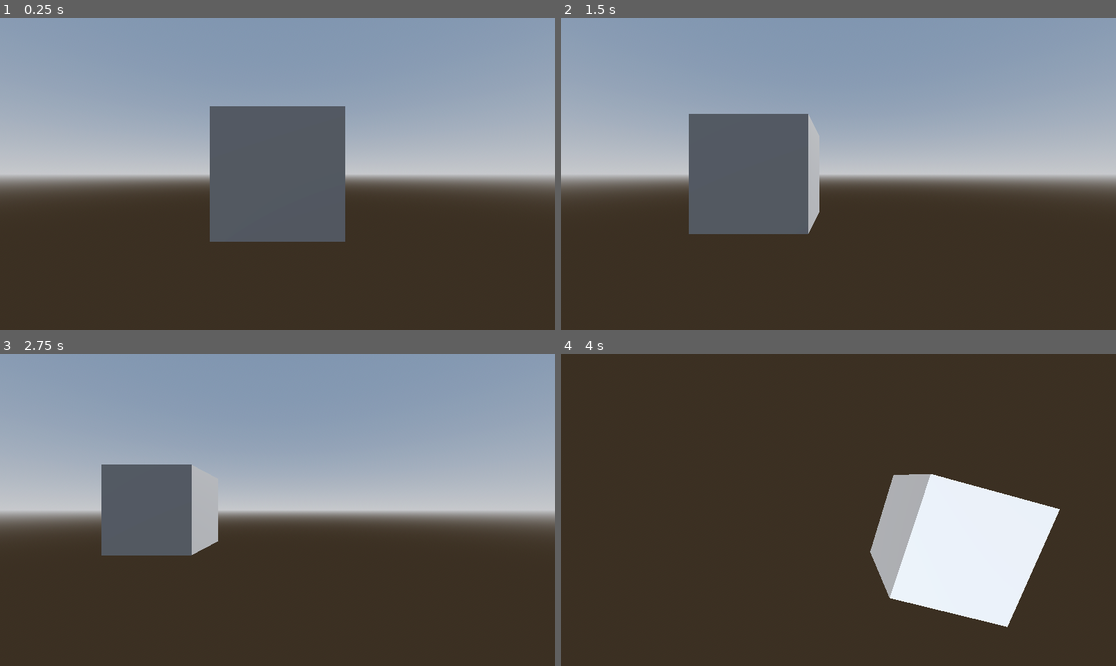
Above: before the commit, frames 1-4 (two rows, left to right).
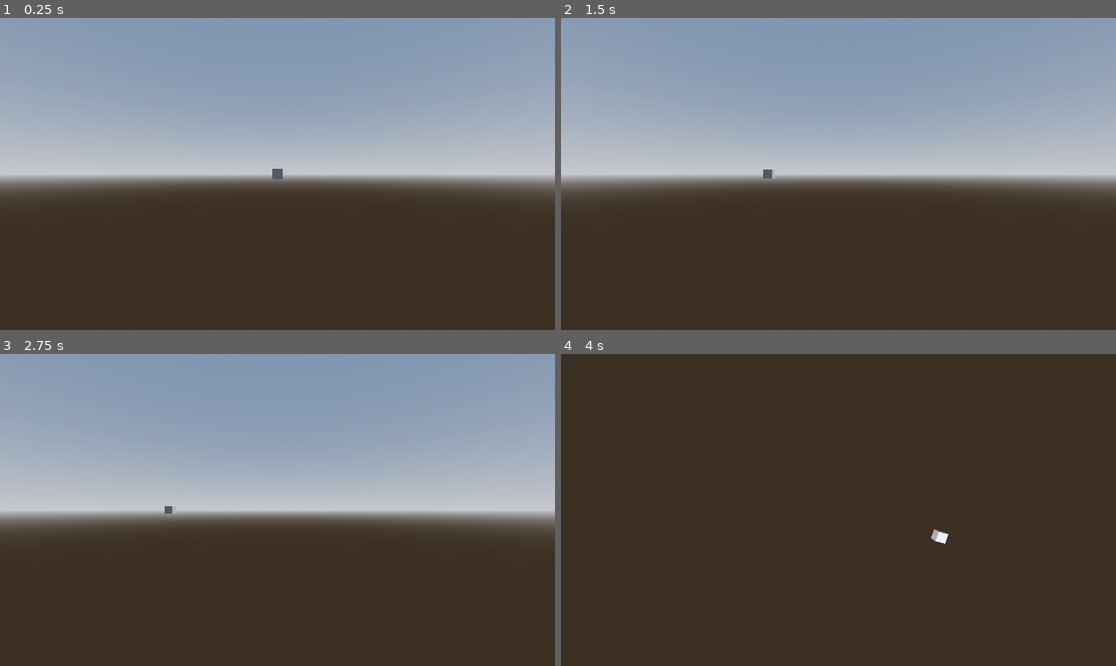
Above: after the commit, the same moments.

Repository: Nordtwig/tesseract
Game: Godot game, scene res://main.tscn
The game is run twice, just before and just after one commit, with the same random seed, the same clock (stepped at 60 frames per second) and the same inputs.
Inputs (mouse positions are in pixels of both pictures, inside the frame that each line leads up to):
- Up to frame 1 (0.25 s): no input
- Up to frame 2 (1.5 s): tap Enter at 0.5 s; move the mouse to (960, 158) at 0.52 s; press the mouse at (960, 158) at 0.53 s; hold D (move_right) 0.53-1.28 s; move the mouse to (727, 189) at 1.27 s; release the mouse at (727, 189) at 1.28 s; hold S (move_down) from 1.28 s (still down); click (727, 189) at 1.35 s
- Up to frame 3 (2.75 s): move the mouse to (333, 441) at 2.02 s; release S (move_down) at 2.03 s; hold D (move_right) from 2.03 s (still down); hold Middle mouse button (rotate_camera) from 2.03 s (still down); click (333, 441) at 2.3 s
- Up to frame 4 (4 s): move the mouse to (810, 572) at 2.77 s; release D (move_right) at 2.78 s; release Middle mouse button (rotate_camera) at 2.78 s; hold W (move_up) 2.78-3.53 s; tap Mouse wheel down (scroll_backward) at 2.85 s; click (810, 572) at 3.05 s; move the mouse to (1005, 556) at 3.52 s; hold A (move_left) from 3.53 s (still down); hold Mouse wheel up (scroll_forward) from 3.53 s (still down); click (1005, 556) at 3.8 s

The runs differ from the first frame. In frame 1, 10% of the frame differs, in the area x 37-63%, y 28-72%; in frame 2, 8.4%; in frame 3, 5.1%; in frame 4, 12%, in the area x 55-90%, y 38-88%.

Commit message:
fix voxel spawn mechanic

Diff:
--- a/main.tscn
+++ b/main.tscn
@@ -1,6 +1,8 @@
-[gd_scene load_steps=6 format=3 uid="uid://bxvsa8i2rmqn0"]
+[gd_scene load_steps=7 format=3 uid="uid://bxvsa8i2rmqn0"]
 
 [ext_resource type="PackedScene" uid="uid://7qsbaeufyvr2" path="res://camera_pole.tscn" id="1_1gd5m"]
+[ext_resource type="Script" path="res://main.gd" id="1_62ag1"]
+[ext_resource type="PackedScene" uid="uid://dfcbofio3nakv" path="res://voxel.tscn" id="1_s4fis"]
 
 [sub_resource type="ProceduralSkyMaterial" id="ProceduralSkyMaterial_jmut5"]
 sky_horizon_color = Color(0.64625, 0.65575, 0.67075, 1)
@@ -15,9 +17,9 @@
 tonemap_mode = 2
 glow_enabled = true
 
-[sub_resource type="BoxMesh" id="BoxMesh_ncko1"]
-
-[node name="Main" type="Node3D"]
+[node name="Main" type="Node3D" node_paths=PackedStringArray("camera")]
+script = ExtResource("1_62ag1")
+camera = NodePath("CameraPole/Camera")
 
 [node name="Utils" type="Node" parent="."]
 
@@ -30,5 +32,6 @@
 
 [node name="CameraPole" parent="." instance=ExtResource("1_1gd5m")]
 
-[node name="MeshInstance3D" type="MeshInstance3D" parent="."]
-mesh = SubResource("BoxMesh_ncko1")
+[node name="Voxel" parent="." instance=ExtResource("1_s4fis")]
+
+[editable path="CameraPole"]
--- a/project.godot
+++ b/project.godot
@@ -66,3 +66,7 @@
 "events": [Object(InputEventMouseButton,"resource_local_to_scene":false,"resource_name":"","device":-1,"window_id":0,"a …(258 unchanged characters)…
 ]
 }
+
+[physics]
+
+3d/default_gravity_vector=Vector3(0, 0, 0)
--- a/voxel.gd
+++ b/voxel.gd
@@ -1,32 +1,16 @@
-extends StaticBody3D
+extends RigidBody3D
 
-var main
-
-var is_mouse_entered: bool = false
 
 @onready var voxel_scene: PackedScene = preload("res://voxel.tscn")
 
 
 func _ready() -> void:
-	mouse_entered.connect(on_voxel_mouse_entered)
-	mouse_exited.connect(on_voxel_mouse_exited)
-	main = get_tree().get_root().get_node("Main")
+	input_event.connect(on_voxel_input_event)
 
 
-func _input(event):
-	if event.is_action_pressed("left_click") and is_mouse_entered:
-		var from = main.camera.project_ray_origin(event.position)
-		var to = from + main.camera.project_ray_normal(event.position) * 100
-		var cursor_position = Plane(Vector3.UP, transform.origin.y).intersects_ray(from, to)
+func on_voxel_input_event(camera: Node, event: InputEvent, click_position: Vector3, normal: Vector3, shape_idx: int) -> void:
+	if event.is_action_pressed("left_click"):
 		var voxel_instance = voxel_scene.instantiate()
-		get_tree().get_root().add_child(voxel_instance)
-		voxel_instance.position = cursor_position
-
-
-func on_voxel_mouse_entered() -> void:
-	print(name)
-	is_mouse_entered = true
-
-
-func on_voxel_mouse_exited() -> void:
-	is_mouse_entered = false
+		voxel_instance.set_script(get_script())
+		get_tree().get_root().get_node("Main").add_child(voxel_instance)
+		voxel_instance.position = position + (normal * Game.VOXEL_SIZE)
--- /dev/null
+++ b/voxel.tscn
@@ -0,0 +1,38 @@
+[gd_scene load_steps=4 format=3 uid="uid://dfcbofio3nakv"]
+
+[ext_resource type="Script" path="res://voxel.gd" id="1_l3o74"]
+
+[sub_resource type="BoxShape3D" id="BoxShape3D_rctr5"]
+
+[sub_resource type="QuadMesh" id="QuadMesh_gl637"]
+
+[node name="Voxel" type="RigidBody3D"]
+script = ExtResource("1_l3o74")
+
+[node name="CollisionShape3D" type="CollisionShape3D" parent="."]
+transform = Transform3D(0.1, 0, 0, 0, 0.1, 0, 0, 0, 0.1, 0, 0, 0)
+shape = SubResource("BoxShape3D_rctr5")
+
+[node name="Front" type="MeshInstance3D" parent="."]
+transform = Transform3D(0.1, 0, 0, 0, 0.1, 0, 0, 0, 0.1, 0, 0, 0.05)
+mesh = SubResource("QuadMesh_gl637")
+
+[node name="Back" type="MeshInstance3D" parent="."]
+transform = Transform3D(-0.1, 0, -8.74228e-09, 0, 0.1, 0, 8.74228e-09, 0, -0.1, 0, 0, -0.05)
+mesh = SubResource("QuadMesh_gl637")
+
+[node name="Top" type="MeshInstance3D" parent="."]
+transform = Transform3D(0.1, 0, 0, 0, -4.37114e-09, 0.1, 0, -0.1, -4.37114e-09, 0, 0.05, 0)
+mesh = SubResource("QuadMesh_gl637")
+
+[node name="Bottom" type="MeshInstance3D" parent="."]
+transform = Transform3D(0.1, 0, 0, 0, -4.37114e-09, -0.1, 0, 0.1, -4.37114e-09, 0, -0.05, 0)
+mesh = SubResource("QuadMesh_gl637")
+
+[node name="Left" type="MeshInstance3D" parent="."]
+transform = Transform3D(-4.37114e-09, 0, -0.1, 0, 0.1, 0, 0.1, 0, -4.37114e-09, -0.05, 0, 0)
+mesh = SubResource("QuadMesh_gl637")
+
+[node name="Right" type="MeshInstance3D" parent="."]
+transform = Transform3D(-4.37114e-09, 0, 0.1, 0, 0.1, 0, -0.1, 0, -4.37114e-09, 0.05, 0, 0)
+mesh = SubResource("QuadMesh_gl637")
